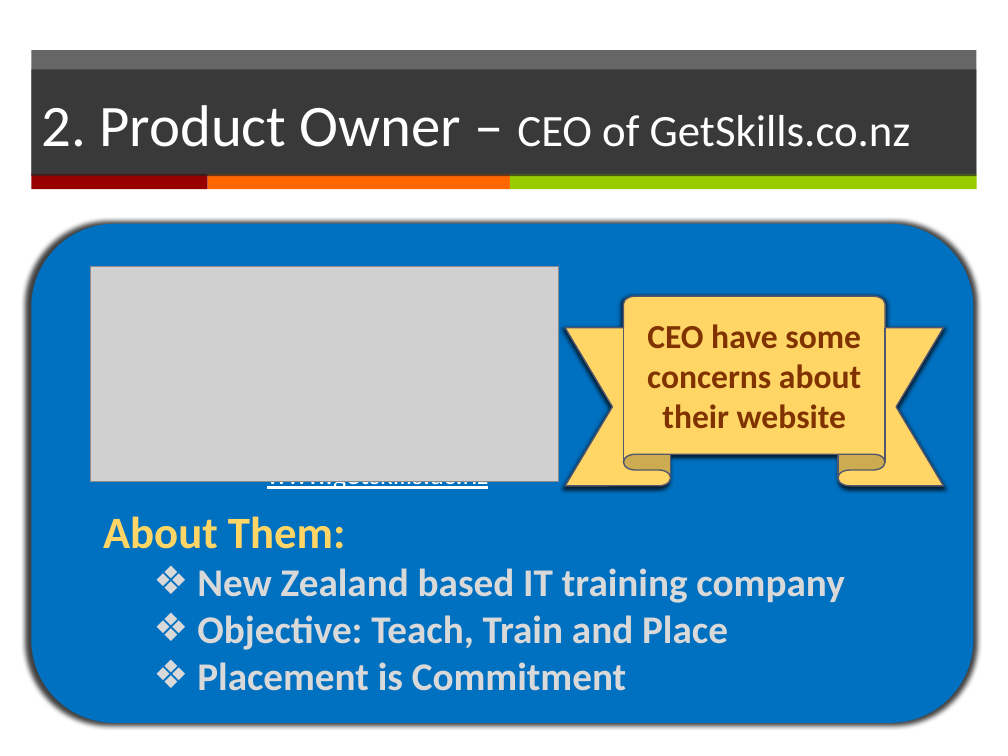
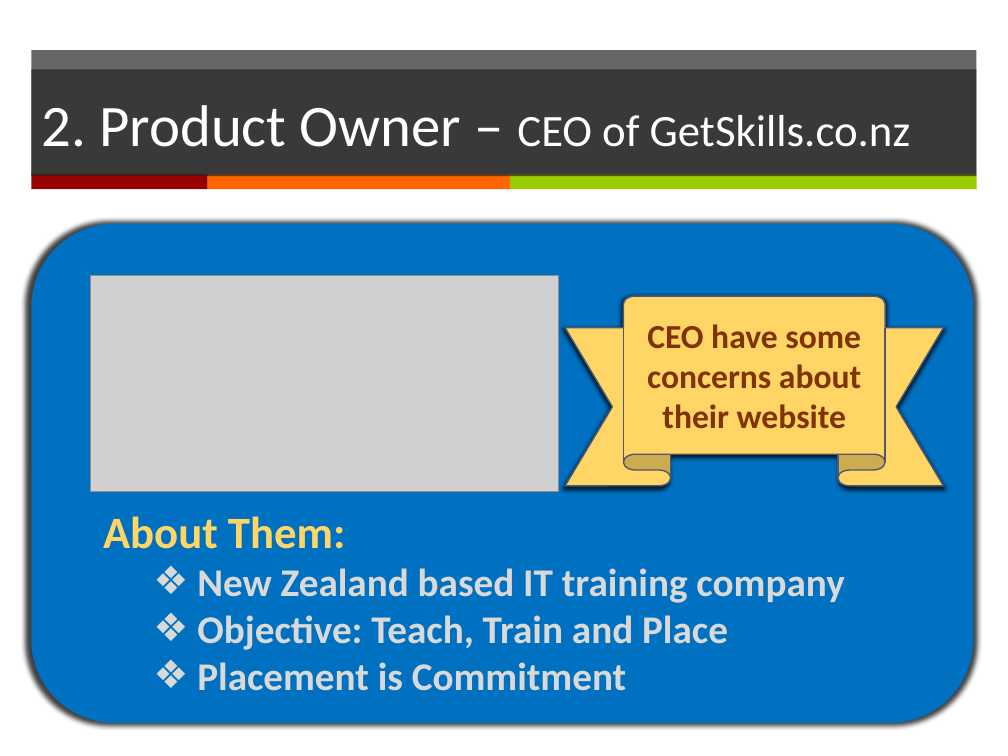
Before and after one commit to yadwinds/761_VEL, a slide deck: slide 5 of PCB/02 Plans & Actuals/2.1_Project Plan/Project Plan_(presentation)v0.1.pptx (slide 4 before the commit). Drawn at 1008x756 pixels with LibreOffice and Linux fonts; fonts in the diff are those of the drawing; grey boxes stand for pictures. Boxes give left, top, right and bottom in pixels: in the first picture for what was removed or moved away, otherwise in the second. Text is boxed around its words. In the diff, an @@ line names an element or a change of style, - is before the commit and + after.

```diff
--- a/PCB/02 Plans & Actuals/2.1_Project Plan/Project Plan_(presentation)v0.1.pptx
+++ b/PCB/02 Plans & Actuals/2.1_Project Plan/Project Plan_(presentation)v0.1.pptx
@@ picture: place and size @@
-picture at bbox=[90, 266, 558, 482]
+picture at bbox=[90, 275, 558, 491]
@@ text in rounded rectangle at bbox=[267, 458, 489, 492]: text changed @@
-www.getskills.ac.nz
+www.getskills.co.nz
```
Also in this commit, not shown: 4 other slides changed, 8 slides added.
